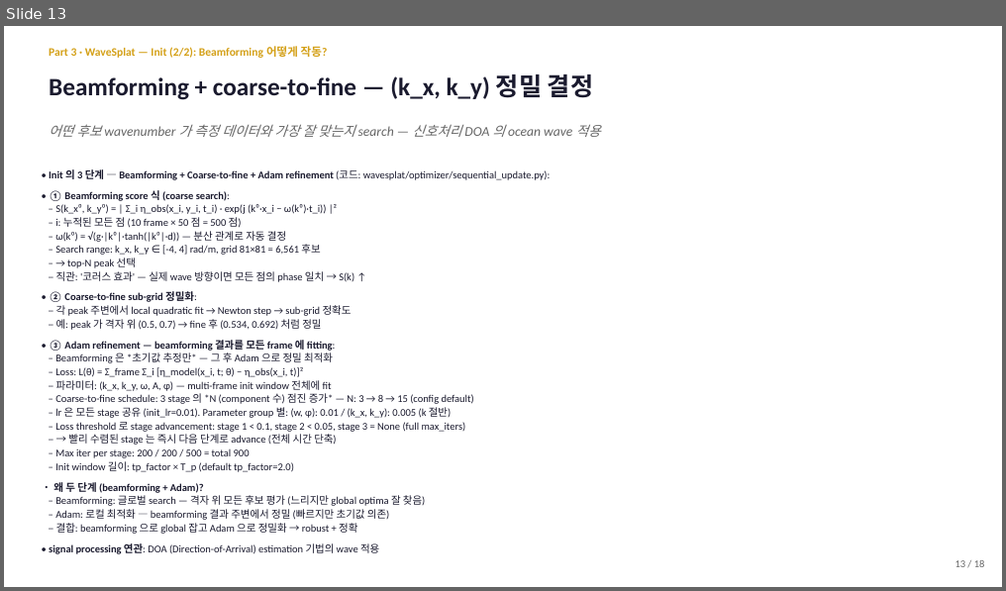
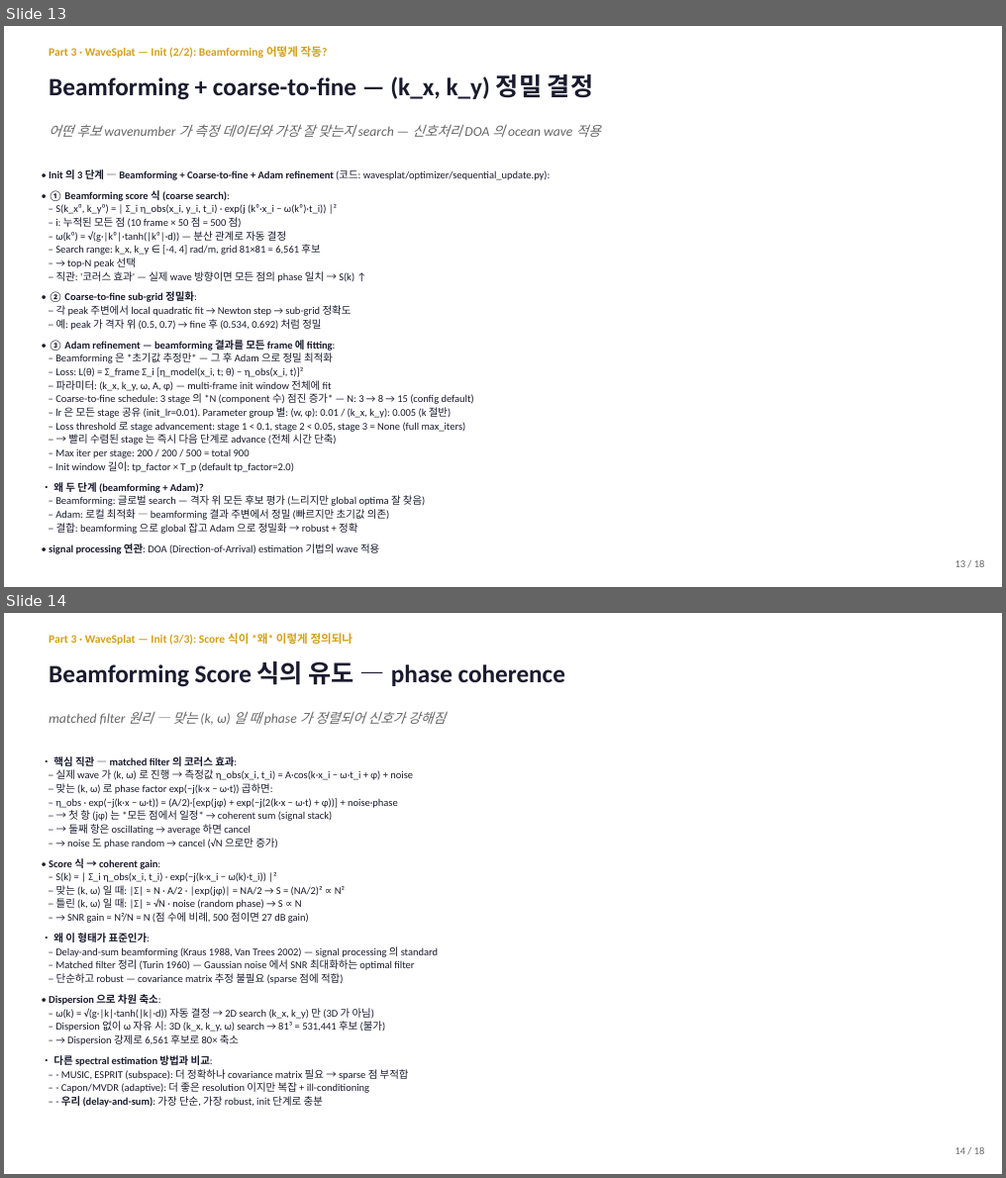
Before and after one commit to SAEYONGPARK94/wavesplat, a slide deck: wavesplat/docs/labmeeting_2026_05_13.pptx. Shown one above the other, each under a label of ours: slide 13 before the commit, slides 13 and 14 after it. The pictures are 1006x591 and 1006x1178 pixels, drawn with LibreOffice and Linux fonts; fonts in the diff are those of the drawing. Boxes give left, top, right and bottom in pixels: in the first picture for what was removed or moved away, otherwise in the second. Text is boxed around its words. In the diff, an @@ line names an element or a change of style, - is before the commit and + after.

```diff
--- a/wavesplat/docs/labmeeting_2026_05_13.pptx
+++ b/wavesplat/docs/labmeeting_2026_05_13.pptx
@@ slide 14 added at (x1=4, y1=613, x2=1002, y2=1174), background #FFFFFF @@
@@ text added at (x1=49, y1=633, x2=353, y2=645), 11 pt, text #D4A017, bold @@
+Part 3 · WaveSplat — Init (3/3): Score 식이 *왜* 이렇게 정의되나
@@ text added at (x1=49, y1=662, x2=565, y2=687), 24 pt, text #1A1A2E, bold @@
+Beamforming Score 식의 유도 — phase coherence
@@ text added at (x1=49, y1=711, x2=446, y2=725), 13 pt, text #666666, italic @@
+matched filter 원리 — 맞는 (k, ω) 일 때 phase 가 정렬되어 신호가 강해짐
@@ text added at (x1=49, y1=757, x2=438, y2=1107), 10 pt, text #1A1A2E @@
+• 핵심 직관 — matched filter 의 코러스 효과:
+– 실제 wave 가 (k, ω) 로 진행 → 측정값 η_obs(x_i, t_i) = A·cos(k·x_i − ω·t_i + φ) + noise
+– 맞는 (k, ω) 로 phase factor exp(−j(k·x − ω·t)) 곱하면:
+– η_obs · exp(−j(k·x − ω·t)) = (A/2)·[exp(jφ) + exp(−j(2(k·x − ω·t) + φ))] + noise·phase
+– → 첫 항 (jφ) 는 *모든 점에서 일정* → coherent sum (signal stack)
+– → 둘째 항은 oscillating → average 하면 cancel
+– → noise 도 phase random → cancel (√N 으로만 증가)
+• Score 식 → coherent gain:
+– S(k) = | Σ_i η_obs(x_i, t_i) · exp(−j(k·x_i − ω(k)·t_i)) |²
+– 맞는 (k, ω) 일 때: |Σ| ≈ N · A/2 · |exp(jφ)| = NA/2 → S = (NA/2)² ∝ N²
+– 틀린 (k, ω) 일 때: |Σ| ≈ √N · noise (random phase) → S ∝ N
+– → SNR gain = N²/N = N (점 수에 비례, 500 점이면 27 dB gain)
+• 왜 이 형태가 표준인가:
+– Delay-and-sum beamforming (Kraus 1988, Van Trees 2002) — signal processing 의 standard
+– Matched filter 정리 (Turin 1960) — Gaussian noise 에서 SNR 최대화하는 optimal filter
+– 단순하고 robust — covariance matrix 추정 불필요 (sparse 점에 적합)
+• Dispersion 으로 차원 축소:
+– ω(k) = √(g·|k|·tanh(|k|·d)) 자동 결정 → 2D search (k_x, k_y) 만 (3D 가 아님)
+– Dispersion 없이 ω 자유 시: 3D (k_x, k_y, ω) search → 81³ = 531,441 후보 (불가)
+– → Dispersion 강제로 6,561 후보로 80× 축소
+• 다른 spectral estimation 방법과 비교:
+– - MUSIC, ESPRIT (subspace): 더 정확하나 covariance matrix 필요 → sparse 점 부적합
+– - Capon/MVDR (adaptive): 더 좋은 resolution 이지만 복잡 + ill-conditioning
+– - 우리 (delay-and-sum): 가장 단순, 가장 robust, init 단계로 충분
@@ text added at (x1=955, y1=1148, x2=985, y2=1155), 10 pt, text #666666 @@
+14 / 18
```
Also in this commit, not shown: 1 other file.
